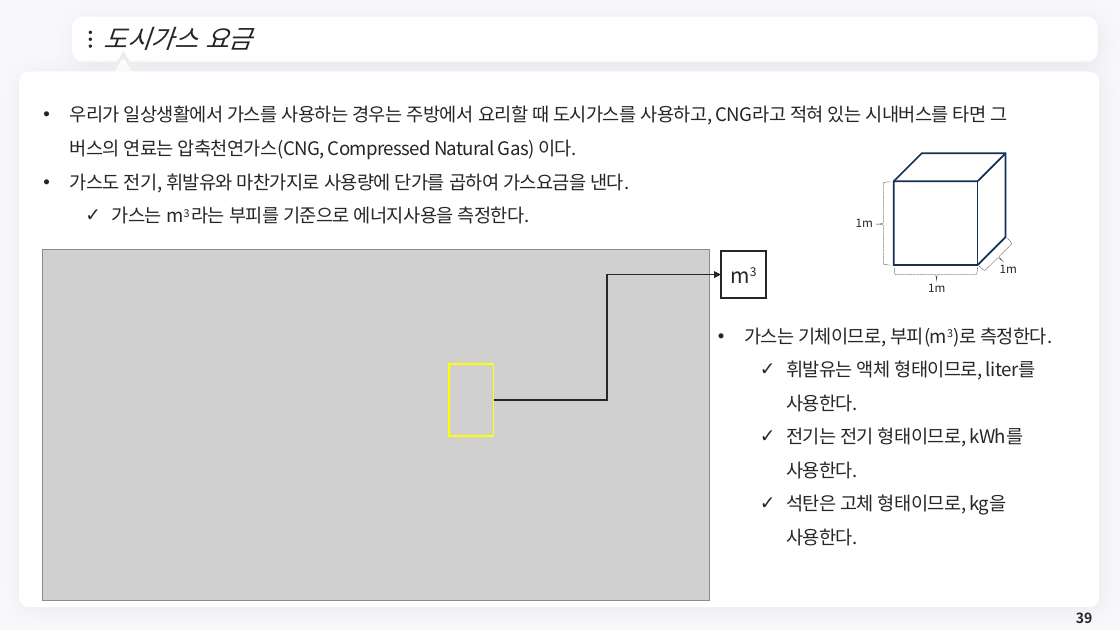
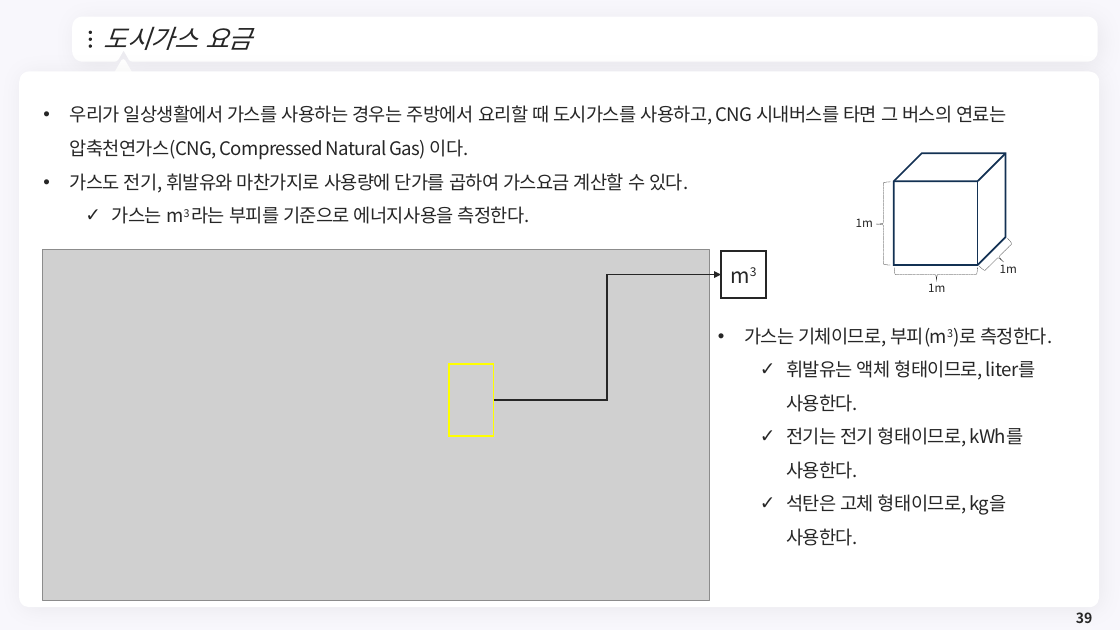
Before and after one commit to meandthey/Teaching, a slide deck: slide 39 of 에너지경제학/자원에너지경제학_Chapter_1.pptx. Drawn at 1120x630 pixels with LibreOffice and Linux fonts; fonts in the diff are those of the drawing; grey boxes stand for pictures; background and template pictures are left out. Boxes give left, top, right and bottom in pixels: in the first picture for what was removed or moved away, otherwise in the second. Text is boxed around its words. In the diff, an @@ line names an element or a change of style, - is before the commit and + after.

```diff
--- a/에너지경제학/자원에너지경제학_Chapter_1.pptx
+++ b/에너지경제학/자원에너지경제학_Chapter_1.pptx
@@ text at [70,105,1006,193]: text changed @@
-• 우리가 일상생활에서 가스를 사용하는 경우는 주방에서 요리할 때 도시가스를 사용하고, CNG라고 적혀 있는 시내버스를 타면 그 버스의 연료는 압축천연가스(CNG, Compressed Natural Gas) 이다.
-• 가스도 전기, 휘발유와 마찬가지로 사용량에 단가를 곱하여 가스요금을 낸다.
+• 우리가 일상생활에서 가스를 사용하는 경우는 주방에서 요리할 때 도시가스를 사용하고, CNG 시내버스를 타면 그 버스의 연료는 압축천연가스(CNG, Compressed Natural Gas) 이다.
+• 가스도 전기, 휘발유와 마찬가지로 사용량에 단가를 곱하여 가스요금 계산할 수 있다.
```
Also in this commit, not shown: 1 other slide changed, 3 slides added, 6 slides removed, 7 other files.
